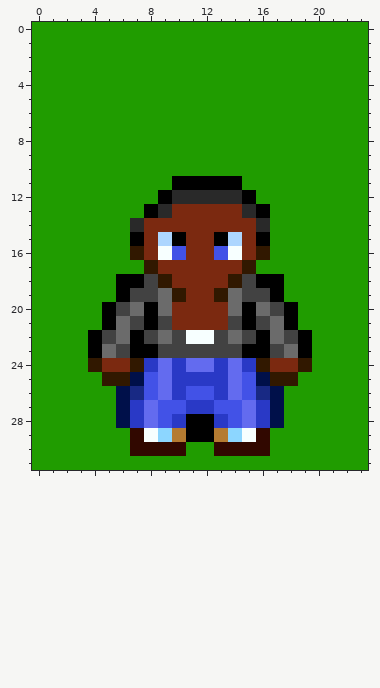
Two versions of one pixel-art sprite, Picture/SPRHerpFront.png. That is the earlier state.
The file is 24x32 pixels. Colours within 5 levels of each other are drawn and written as one.
After:
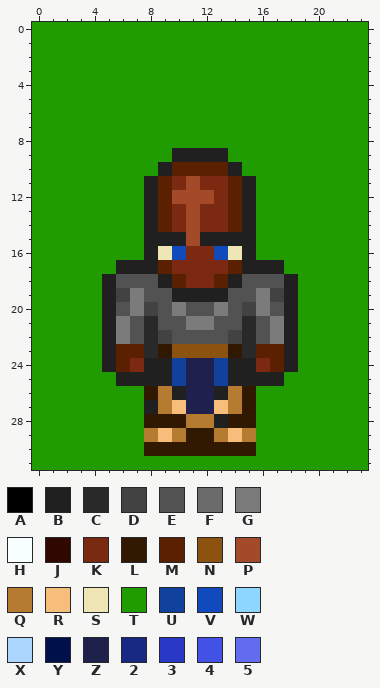
Palette (. is transparent): A #000000  B #202020  C #292929  D #424242  E #525252  F #6b6b6b  G #7b7b7b  H #f7ffff  J #310800  K #7b2910  L #311800  M #5a2000  N #8b5210  P #a44a29  Q #b47b31  R #f6bd7b  S #eee6b4  T #209c00  U #10419c  V #104abd  W #8cd6ff  X #add6ff  Y #00104a  Z #20204d  2 #182984  3 #2939c6  4 #4252e7  5 #636bef
Edits made:
@@ x 0..23 @@
  8 TTTTTTTTTTTTTTTTTTTTTTTT
- 9 TTTTTTTTTTTTTTTTTTTTTTTT
-10 TTTTTTTTTTTTTTTTTTTTTTTT
-11 TTTTTTTTTTAAAAATTTTTTTTT
-12 TTTTTTTTTACCCCCATTTTTTTT
-13 TTTTTTTTACKKKKKCATTTTTTT
-14 TTTTTTTCKKKKKKKKCTTTTTTT
-15 TTTTTTTAKXAKKAXKATTTTTTT
-16 TTTTTTTLKH4KK4HKLTTTTTTT
-17 TTTTTTTTLKKKKKKLTTTTTTTT
-18 TTTTTTAADLKKKKLDAATTTTTT
-19 TTTTTTADDFLKKLFDDATTTTTT
-20 TTTTTADFAFKKKKFAFDATTTTT
-21 TTTTTAFDADKKKKDADFATTTTT
-22 TTTTADFADFDHHDFDAFDATTTT
-23 TTTTAFDAADDDDDDAADFATTTT
-24 TTTTLKKL35355353LKKLTTTT
-25 TTTTTLLY45333354YLLTTTTT
-26 TTTTTTY2453443542YTTTTTT
-27 TTTTTTY3544334453YTTTTTT
-28 TTTTTTY3543AA3453YTTTTTT
-29 TTTTTTTJHWQAAQWHJTTTTTTT
-30 TTTTTTTJJJJTTJJJJTTTTTTT
+ 9 TTTTTTTTTTBBBBTTTTTTTTTT
+10 TTTTTTTTTBMMMMBTTTTTTTTT
+11 TTTTTTTTBMKPKKMBTTTTTTTT
+12 TTTTTTTTBMPPPKMBTTTTTTTT
+13 TTTTTTTTBMKPKKMBTTTTTTTT
+14 TTTTTTTTBMKPKKMBTTTTTTTT
+15 TTTTTTTTBBBPBBBBTTTTTTTT
+16 TTTTTTTTBSVKKVSBTTTTTTTT
+17 TTTTTTBBBMKKKKMBBBTTTTTT
+18 TTTTTBEEEBMKKMBEEEBTTTTT
+19 TTTTTBDGEEBBBBEEGDBTTTTT
+20 TTTTTBEGDEGEEGEDGEBTTTTT
+21 TTTTTBGECEEGGEECEGBTTTTT
+22 TTTTTBGECDEEEEDCEGBTTTTT
+23 TTTTTBMMCLNNNNLCMMBTTTTT
+24 TTTTTBMKBBUZZUBBKMBTTTTT
+25 TTTTTTBBBBUZZUBBBBTTTTTT
+26 TTTTTTTTLQBZZBQLTTTTTTTT
+27 TTTTTTTTBQRZZRQLTTTTTTTT
+28 TTTTTTTTLLLQQBLLTTTTTTTT
+29 TTTTTTTTQRQLLQRQTTTTTTTT
+30 TTTTTTTTLLLLLLLLTTTTTTTT
 31 TTTTTTTTTTTTTTTTTTTTTTTT
Boxes around the changes in both pictures, in picture pixels (x1, y1, x2, y2):
changed: (88, 148, 312, 456)
